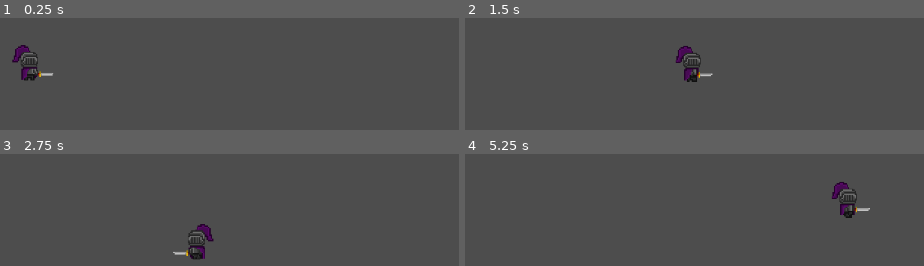
Above: before the commit, frames 1-4 (two rows, left to right).
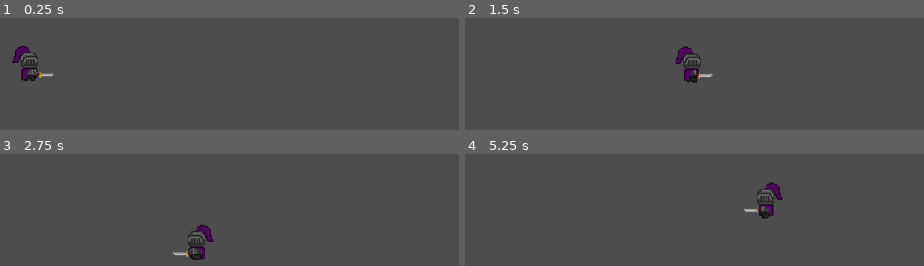
Above: after the commit, the same moments.

Repository: Lauriete1617/Knight-tale
Game: Godot game, scene res://Cenas/teste.tscn
Two runs of this game, one before a commit and one after it. Both use one fixed random seed, a clock stepped at 60 frames per second and the inputs below.
Inputs:
- Up to frame 1 (0.25 s): no input
- Up to frame 2 (1.5 s): hold D (direita) from 0.53 s (still down); tap W (pulo) at 0.77 s
- Up to frame 3 (2.75 s): tap W (pulo) at 1.52 s; release D (direita) at 2.03 s; hold Left (esquerda) from 2.03 s (still down)
- Up to frame 4 (5.25 s): release Left (esquerda) at 2.78 s; hold D (direita) 2.78-4.28 s; tap W (pulo) at 3.02, 3.77, 4.52 s; hold Left (esquerda) 4.28-5.03 s; hold D (direita) from 5.03 s (still down)

The runs differ from the first frame. In frame 1, 0.4% of the frame differs, in the area x 2-12%, y 24-57%; in frame 2, 0.4%; in frame 3, 0.4%; in frame 4, 2.0%, in the area x 60-89%, y 25-59%.

Commit message:
Script parado, andando

Diff:
--- a/knight-tale/Cenas/cavaleiro.tscn
+++ b/knight-tale/Cenas/cavaleiro.tscn
@@ -1,8 +1,12 @@
-[gd_scene load_steps=16 format=3 uid="uid://e10drvsvc256"]
+[gd_scene load_steps=47 format=3 uid="uid://e10drvsvc256"]
 
 [ext_resource type="Script" uid="uid://y5vcv0pimefe" path="res://Scripts/Player.gd" id="1_ftare"]
 [ext_resource type="Texture2D" uid="uid://8klaa7wloin7" path="res://Assets/Sprites/Cavaleiro/Cavaleiro - Andando com espada.png" id="2_0n8qq"]
 [ext_resource type="Texture2D" uid="uid://4iprdvp5kf5w" path="res://Assets/Sprites/Cavaleiro/Cavaleiro - Parado com espada.png" id="3_5uwnm"]
+[ext_resource type="Texture2D" uid="uid://cverqlkwfgars" path="res://Assets/Sprites/Cavaleiro/Cavaleiro - Andando sem espada.png" id="3_gyr1a"]
+[ext_resource type="Texture2D" uid="uid://snkj1767sgej" path="res://Assets/Sprites/Cavaleiro/Cavaleiro - Caindo com espada.png" id="4_k2yu3"]
+[ext_resource type="Texture2D" uid="uid://264iagfkm210" path="res://Assets/Sprites/Cavaleiro/Cavaleiro - Parado sem espada.png" id="5_k2yu3"]
+[ext_resource type="Texture2D" uid="uid://s0ec5ysqtp7y" path="res://Assets/Sprites/Cavaleiro/Cavaleiro - Pulando com espada.png" id="6_av0g7"]
 
 [sub_resource type="AtlasTexture" id="AtlasTexture_70ekj"]
 atlas = ExtResource("2_0n8qq")
@@ -31,6 +35,86 @@
 [sub_resource type="AtlasTexture" id="AtlasTexture_khlfo"]
 atlas = ExtResource("2_0n8qq")
 region = Rect2(0, 0, 32, 32)
+
+[sub_resource type="AtlasTexture" id="AtlasTexture_r0qrf"]
+atlas = ExtResource("3_gyr1a")
+region = Rect2(32, 0, 32, 32)
+
+[sub_resource type="AtlasTexture" id="AtlasTexture_v528o"]
+atlas = ExtResource("3_gyr1a")
+region = Rect2(64, 0, 32, 32)
+
+[sub_resource type="AtlasTexture" id="AtlasTexture_stmuu"]
+atlas = ExtResource("3_gyr1a")
+region = Rect2(0, 32, 32, 32)
+
+[sub_resource type="AtlasTexture" id="AtlasTexture_sqk3f"]
+atlas = ExtResource("3_gyr1a")
+region = Rect2(32, 32, 32, 32)
+
+[sub_resource type="AtlasTexture" id="AtlasTexture_vdfjh"]
+atlas = ExtResource("3_gyr1a")
+region = Rect2(64, 32, 32, 32)
+
+[sub_resource type="AtlasTexture" id="AtlasTexture_wi2ky"]
+atlas = ExtResource("3_gyr1a")
+region = Rect2(0, 64, 32, 32)
+
+[sub_resource type="AtlasTexture" id="AtlasTexture_g71fl"]
+atlas = ExtResource("3_gyr1a")
+region = Rect2(32, 64, 32, 32)
+
+[sub_resource type="AtlasTexture" id="AtlasTexture_6tw87"]
+atlas = ExtResource("3_gyr1a")
+region = Rect2(0, 0, 32, 32)
+
+[sub_resource type="AtlasTexture" id="AtlasTexture_av0g7"]
+atlas = ExtResource("4_k2yu3")
+region = Rect2(0, 0, 32, 32)
+
+[sub_resource type="AtlasTexture" id="AtlasTexture_ktgtr"]
+atlas = ExtResource("4_k2yu3")
+region = Rect2(32, 0, 32, 32)
+
+[sub_resource type="AtlasTexture" id="AtlasTexture_my2k3"]
+atlas = ExtResource("4_k2yu3")
+region = Rect2(64, 0, 32, 32)
+
+[sub_resource type="AtlasTexture" id="AtlasTexture_vdot3"]
+atlas = ExtResource("4_k2yu3")
+region = Rect2(0, 32, 32, 32)
+
+[sub_resource type="AtlasTexture" id="AtlasTexture_0ey8c"]
+atlas = ExtResource("4_k2yu3")
+region = Rect2(32, 32, 32, 32)
+
+[sub_resource type="AtlasTexture" id="AtlasTexture_qyiqu"]
+atlas = ExtResource("4_k2yu3")
+region = Rect2(64, 32, 32, 32)
+
+[sub_resource type="AtlasTexture" id="AtlasTexture_uvtv6"]
+atlas = ExtResource("4_k2yu3")
+region = Rect2(0, 64, 32, 32)
+
+[sub_resource type="AtlasTexture" id="AtlasTexture_k8op6"]
+atlas = ExtResource("4_k2yu3")
+region = Rect2(32, 64, 32, 32)
+
+[sub_resource type="AtlasTexture" id="AtlasTexture_k4l37"]
+atlas = ExtResource("4_k2yu3")
+region = Rect2(64, 64, 32, 32)
+
+[sub_resource type="AtlasTexture" id="AtlasTexture_hjp4b"]
+atlas = ExtResource("4_k2yu3")
+region = Rect2(0, 96, 32, 32)
+
+[sub_resource type="AtlasTexture" id="AtlasTexture_wth5g"]
+atlas = ExtResource("4_k2yu3")
+region = Rect2(32, 96, 32, 32)
+
+[sub_resource type="AtlasTexture" id="AtlasTexture_q1mgr"]
+atlas = ExtResource("4_k2yu3")
+region = Rect2(64, 96, 32, 32)
 
 [sub_resource type="AtlasTexture" id="AtlasTexture_72l1k"]
 atlas = ExtResource("3_5uwnm")
@@ -40,6 +124,34 @@
 atlas = ExtResource("3_5uwnm")
 region = Rect2(0, 32, 32, 32)
 
+[sub_resource type="AtlasTexture" id="AtlasTexture_48itt"]
+atlas = ExtResource("5_k2yu3")
+region = Rect2(0, 0, 32, 32)
+
+[sub_resource type="AtlasTexture" id="AtlasTexture_fthg4"]
+atlas = ExtResource("5_k2yu3")
+region = Rect2(0, 32, 32, 32)
+
+[sub_resource type="AtlasTexture" id="AtlasTexture_2snrq"]
+atlas = ExtResource("6_av0g7")
+region = Rect2(0, 0, 32, 32)
+
+[sub_resource type="AtlasTexture" id="AtlasTexture_yv7vy"]
+atlas = ExtResource("6_av0g7")
+region = Rect2(32, 0, 32, 32)
+
+[sub_resource type="AtlasTexture" id="AtlasTexture_hv134"]
+atlas = ExtResource("6_av0g7")
+region = Rect2(64, 0, 32, 32)
+
+[sub_resource type="AtlasTexture" id="AtlasTexture_lxnw6"]
+atlas = ExtResource("6_av0g7")
+region = Rect2(0, 32, 32, 32)
+
+[sub_resource type="AtlasTexture" id="AtlasTexture_ea2i2"]
+atlas = ExtResource("6_av0g7")
+region = Rect2(32, 32, 32, 32)
+
 [sub_resource type="SpriteFrames" id="SpriteFrames_qc5k0"]
 animations = [{
 "frames": [{
@@ -65,8 +177,78 @@
 "texture": SubResource("AtlasTexture_khlfo")
 }],
 "loop": true,
-"name": &"Caminhando com espada",
+"name": &"Andando com espada",
 "speed": 4.0
+}, {
+"frames": [{
+"duration": 1.0,
+"texture": SubResource("AtlasTexture_r0qrf")
+}, {
+"duration": 1.0,
+"texture": SubResource("AtlasTexture_v528o")
+}, {
+"duration": 1.0,
+"texture": SubResource("AtlasTexture_stmuu")
+}, {
+"duration": 1.0,
+"texture": SubResource("AtlasTexture_sqk3f")
+}, {
+"duration": 1.0,
+"texture": SubResource("AtlasTexture_vdfjh")
+}, {
+"duration": 1.0,
+"texture": SubResource("AtlasTexture_wi2ky")
+}, {
+"duration": 1.0,
+"texture": SubResource("AtlasTexture_g71fl")
+}, {
+"duration": 1.0,
+"texture": SubResource("AtlasTexture_6tw87")
+}],
+"loop": true,
+"name": &"Andando sem espada",
+"speed": 4.0
+}, {
+"frames": [{
+"duration": 1.0,
+"texture": SubResource("AtlasTexture_av0g7")
+}, {
+"duration": 1.0,
+"texture": SubResource("AtlasTexture_ktgtr")
+}, {
+"duration": 1.0,
+"texture": SubResource("AtlasTexture_my2k3")
+}, {
+"duration": 1.0,
+"texture": SubResource("AtlasTexture_vdot3")
+}, {
+"duration": 1.0,
+"texture": SubResource("AtlasTexture_0ey8c")
+}, {
+"duration": 1.0,
+"texture": SubResource("AtlasTexture_qyiqu")
+}, {
+"duration": 1.0,
+"texture": SubResource("AtlasTexture_uvtv6")
+}, {
+"duration": 1.0,
+"texture": SubResource("AtlasTexture_k8op6")
+}, {
+"duration": 1.0,
+"texture": SubResource("AtlasTexture_k4l37")
+}, {
+"duration": 1.0,
+"texture": SubResource("AtlasTexture_hjp4b")
+}, {
+"duration": 1.0,
+"texture": SubResource("AtlasTexture_wth5g")
+}, {
+"duration": 1.0,
+"texture": SubResource("AtlasTexture_q1mgr")
+}],
+"loop": true,
+"name": &"Caindo com espada",
+"speed": 3.0
 }, {
 "frames": [{
 "duration": 1.0,
@@ -78,6 +260,37 @@
 "loop": true,
 "name": &"Parado com espada",
 "speed": 2.0
+}, {
+"frames": [{
+"duration": 1.0,
+"texture": SubResource("AtlasTexture_48itt")
+}, {
+"duration": 1.0,
+"texture": SubResource("AtlasTexture_fthg4")
+}],
+"loop": true,
+"name": &"Parado sem espada",
+"speed": 2.0
+}, {
+"frames": [{
+"duration": 1.0,
+"texture": SubResource("AtlasTexture_2snrq")
+}, {
+"duration": 1.0,
+"texture": SubResource("AtlasTexture_yv7vy")
+}, {
+"duration": 1.0,
+"texture": SubResource("AtlasTexture_hv134")
+}, {
+"duration": 1.0,
+"texture": SubResource("AtlasTexture_lxnw6")
+}, {
+"duration": 1.0,
+"texture": SubResource("AtlasTexture_ea2i2")
+}],
+"loop": true,
+"name": &"Pulo com espada",
+"speed": 5.0
 }]
 
 [sub_resource type="RectangleShape2D" id="RectangleShape2D_ftare"]
@@ -92,11 +305,12 @@
 [node name="Container" type="Node2D" parent="."]
 
 [node name="AnimatedSprite2D" type="AnimatedSprite2D" parent="Container"]
-position = Vector2(5.000001, -12)
+position = Vector2(5.000001, -11)
 scale = Vector2(1.8437501, 1.90625)
 sprite_frames = SubResource("SpriteFrames_qc5k0")
-animation = &"Caminhando com espada"
+animation = &"Parado com espada"
 autoplay = "Parado com espada"
+frame_progress = 0.22324336
 
 [node name="Espada" type="Area2D" parent="Container"]
 
--- a/knight-tale/Scripts/Player.gd
+++ b/knight-tale/Scripts/Player.gd
@@ -1,9 +1,15 @@
 extends CharacterBody2D
+
 @onready var container: Node2D = $Container
 @onready var animação: AnimatedSprite2D = $Container/AnimatedSprite2D
 @onready var espada: Area2D = $Container/Espada
 @onready var ataque: CollisionShape2D = $Container/Espada/Ataque
 
+var espadaItem = true
+var andando = false
+var pulando = false
+var parado = false
+var caindo = false
 
 const velocidade = 300.0
 const velocidade_pulo = -400.0
@@ -11,25 +17,60 @@
 
 
 func _physics_process(delta: float) -> void:
-	# Add the gravity.
+	# gravidade
 	if not is_on_floor():
 		velocity.y += gravidade * delta
 
-	# Handle jump.
+	#Pulo.
 	if Input.is_action_just_pressed("pulo") and is_on_floor():
 		velocity.y = velocidade_pulo
 
-	# Get the input direction and handle the movement/deceleration.
-	# As good practice, you should replace UI actions with custom gameplay actions.
+	# Pega imput
 	var direção := Input.get_axis("esquerda", "direita")
-	if direção !=0:
-		velocity.x = direção * velocidade
-		animação.play("Caminhando com espada")
 
-		container.scale.x = direção
-	else:
-		velocity.x = move_toward(velocity.x, 0, velocidade)
-		animação.play("Parado com espada")
-
+	if is_on_floor():
+		if direção !=0: #caminha
+			velocity.x = direção * velocidade
+			container.scale.x = direção
+			parado = false
+			andando = true
+			atualizar_animacão()
+		else: #parado
+			velocity.x = move_toward(velocity.x, 0, velocidade)
+			parado = true
+			andando = false
+			atualizar_animacão()
+	elif not is_on_floor:
+		if velocity.y > 0:
+			pulando = true
+			atualizar_animacão()
+		elif velocity.y <0:
+			caindo = true
+			atualizar_animacão()
 
 	move_and_slide()
+
+func atualizar_animacão():
+	if andando:
+		if espadaItem == true:
+			animação.play("Andando com espada")
+		elif espadaItem == false:
+			animação.play("Andando sem espada")
+		return
+
+	if parado:
+		if espadaItem == true:
+			animação.play("Parado com espada")
+		elif espadaItem == false:
+			animação.play("Parado sem espada")
+		return
+
+	if pulando:
+		if espadaItem == true:
+			animação.play("Pulo com espada")
+		return
+
+	if caindo:
+		if espadaItem == true:
+			animação.play("Caindo com espada")
+		return
